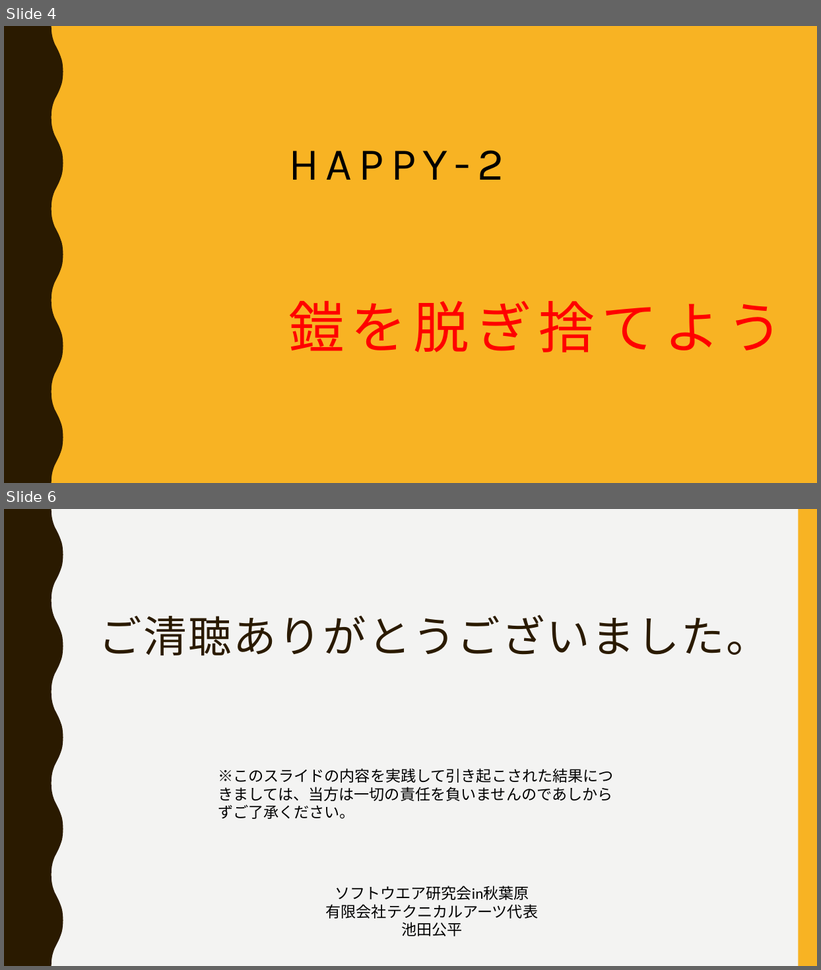
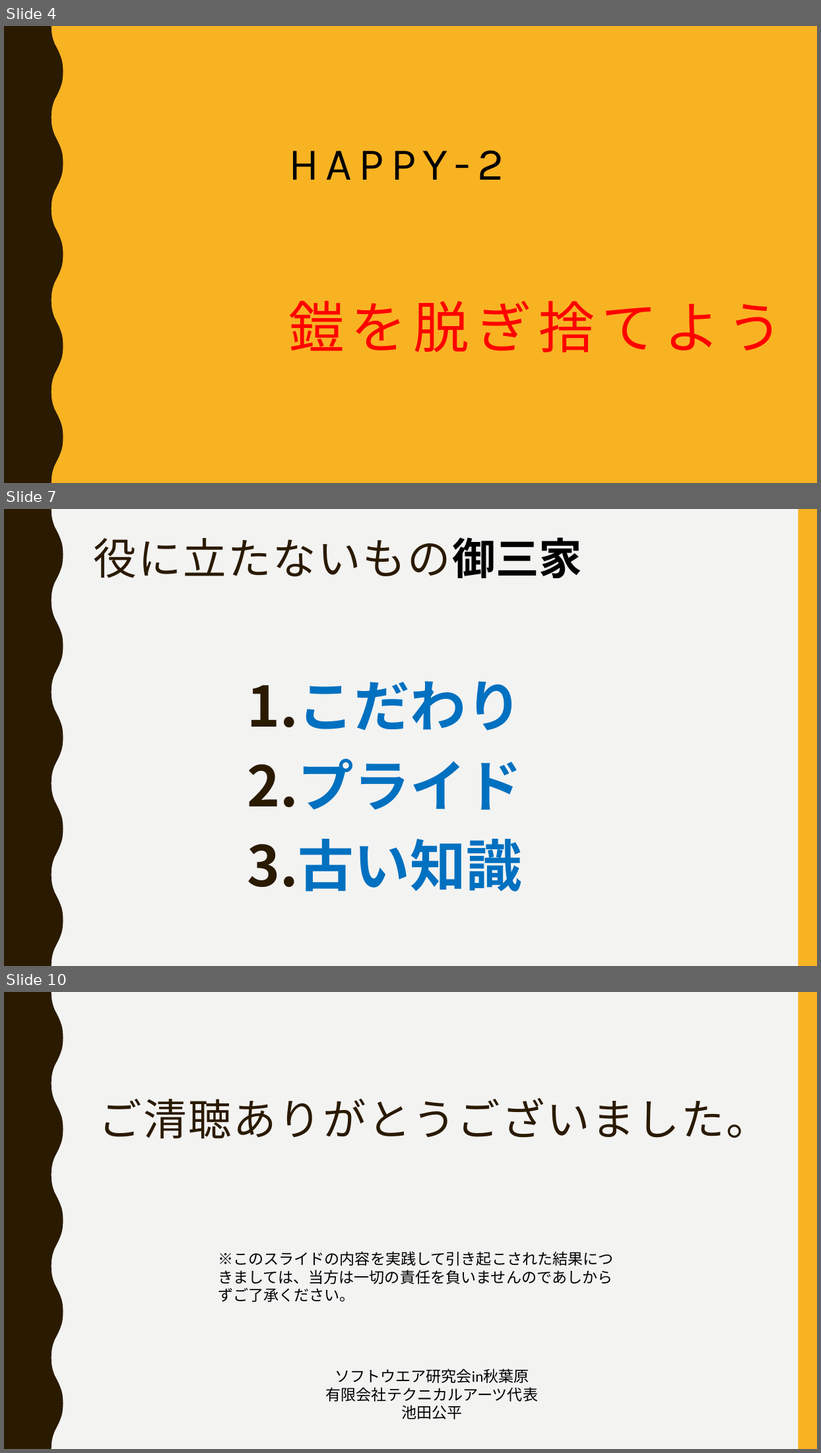
Before and after one commit to ssa-study/documents, a slide deck: HappyEngineer_part2.pptx. Shown one above the other, each under a label of ours: slides 4 and 6 before the commit, slides 4, 7 and 10 after it; the slides between them are not shown. The pictures are 821x970 and 821x1453 pixels, drawn with LibreOffice and Linux fonts; fonts in the diff are those of the drawing. Boxes give left, top, right and bottom in pixels: in the first picture for what was removed or moved away, otherwise in the second. Text is boxed around its words. In the diff, an @@ line names an element or a change of style, - is before the commit and + after.

```diff
--- a/HappyEngineer_part2.pptx
+++ b/HappyEngineer_part2.pptx
@@ slide 7 added at <box>4,509,817,966</box>, background #F3F3F2; not listed: 2 template elements that a slide beside it also shows @@
@@ title added at <box>94,537,583,578</box>, 51 pt, text #2A1A00 @@
+役に立たないもの御三家
@@ text added at <box>248,681,522,892</box>, 66 pt, text #0070C0, bold @@
+1. こだわり
+2. プライド
+3. 古い知識
@@ what was slide 6 is now slide 10 @@
```
Also in this commit, not shown: 3 slides changed, 3 other slides added, 2 other files.
